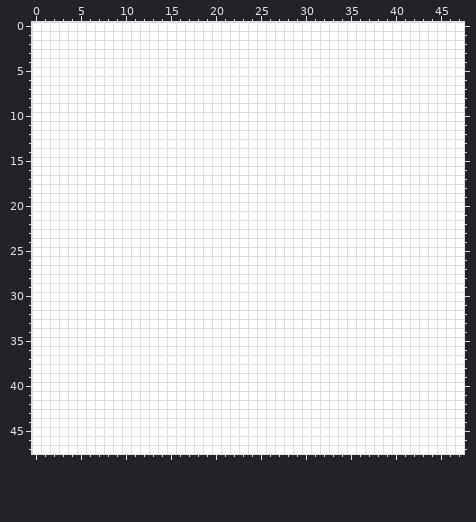
Pixel-art sprite, stored at chest.png. The picture above was drawn from the file before the commit.
The file is 48x48 pixels. Colours within 5 levels of each other are drawn and written as one.
The same view after the edit:
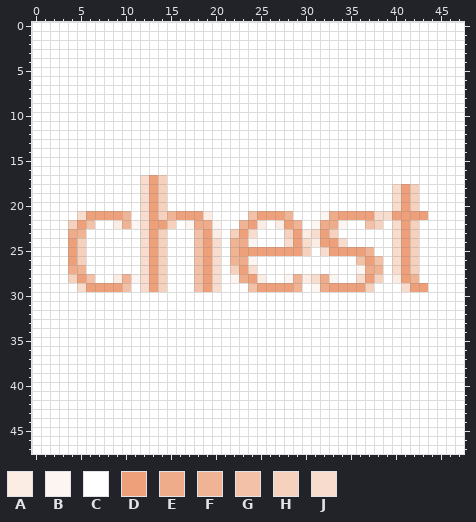
Palette (. is transparent): A #fbece4  B #fdf5f1  C #ffffff  D #eda07a  E #efac8a  F #f0b495  G #f3c1a7  H #f6d1be  J #f8ddcf
The exact change:
Colour A replaces colour C in row 21 at x 19; in row 22 at x 9, 25 and 27; in row 23 at x 20 and 30; in row 24 at x 31; in row 28 at x 9, 25, 30 and 40.
Colour B replaces colour C in row 21 at x 32; in row 22 at x 11, 17, 20, 31 and 34; in row 24 at x 24; in row 26 at x 24; in row 27 at x 36; in row 28 at x 11, 22, 28 and 33.
Colour B replaces colour C in row 29 at x 31.
Colour D replaces colour C in row 17 at x 13; in rows 18 to 20 at x 13 and 41; in row 21 at x 6 to 9, 13, 16 to 18, 25 to 27, 34 to 37 and 40 to 43; in row 22 at x 5, 13 to 14, 24, 28 and 41; in row 23 at x 13, 19, 23, 29, 32 and 41; in row 24 at x 4, 13, 19, 29, 32 to 33 and 41.
Colour D replaces colour C in row 25 at x 4, 13, 19, 23 to 29, 33 to 36 and 41; in row 26 at x 4, 13, 19, 37 and 41; in row 27 at x 13, 19, 23 and 41; in row 28 at x 5, 13, 19, 24, 37 and 41; in row 29 at x 6 to 9, 13, 19, 25 to 28, 33 to 36 and 42 to 43.
Colour E replaces colour C in row 21 at x 33; in row 22 at x 18 to 19 and 32 to 33; in row 23 at x 4; in row 24 at x 23; in row 26 at x 23; in row 27 at x 4 and 37.
Colour E replaces colour C in row 28 at x 23 and 32; in row 29 at x 32.
Colour F replaces colour C in row 21 at x 10, 15 and 28; in row 22 at x 10, 23 and 29; in row 23 at x 5; in row 24 at x 22; in row 25 at x 22 and 37; in row 26 at x 22.
Colour F replaces colour C in row 27 at x 5 and 38; in row 28 at x 10, 29 and 42; in row 29 at x 29.
Colour G replaces colour C in row 21 at x 24; in row 22 at x 6 and 37; in rows 23 to 25 at x 18; in row 26 at x 18, 36 and 38; in row 27 at x 18; in row 28 at x 6 and 18.
Colour G replaces colour C in row 29 at x 10, 18 and 24.
Colour H replaces colour C in row 17 at x 14; in rows 18 to 20 at x 14 and 42; in row 21 at x 14; in row 22 at x 4, 15, 38 and 42; in row 23 at x 14, 22, 28, 33 and 42; in row 24 at x 5, 14 and 42.
Colour H replaces colour C in row 25 at x 5, 14, 30 and 42; in row 26 at x 5, 14 and 42; in row 27 at x 14, 22 and 42; in row 28 at x 4, 14 and 38; in row 29 at x 14 and 37.
Colour J replaces colour C in row 17 at x 12; in rows 18 to 20 at x 12 and 40; in row 21 at x 5, 12 and 38 to 39; in row 22 at x 12 and 40; in row 23 at x 12, 24, 31 and 40; in row 24 at x 12, 20, 28, 30, 34 and 40.
Colour J replaces colour C in row 25 at x 12, 20, 32 and 40; in row 26 at x 12, 20 and 40; in row 27 at x 12, 20, 24 and 40; in row 28 at x 12, 20, 31 and 36; in row 29 at x 5, 12, 20 and 41.
Pixel boxes of the changes (left, top, right, bottom) in both pictures:
changed: (68, 175, 428, 292)
